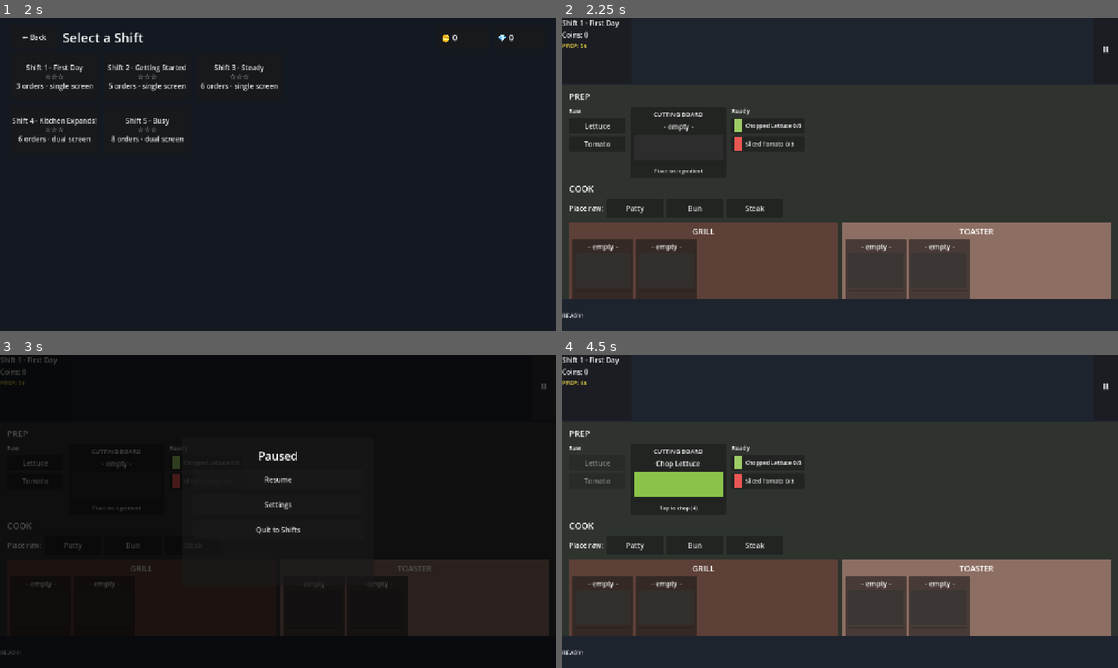
Above: before the commit, frames 1-4 (two rows, left to right).
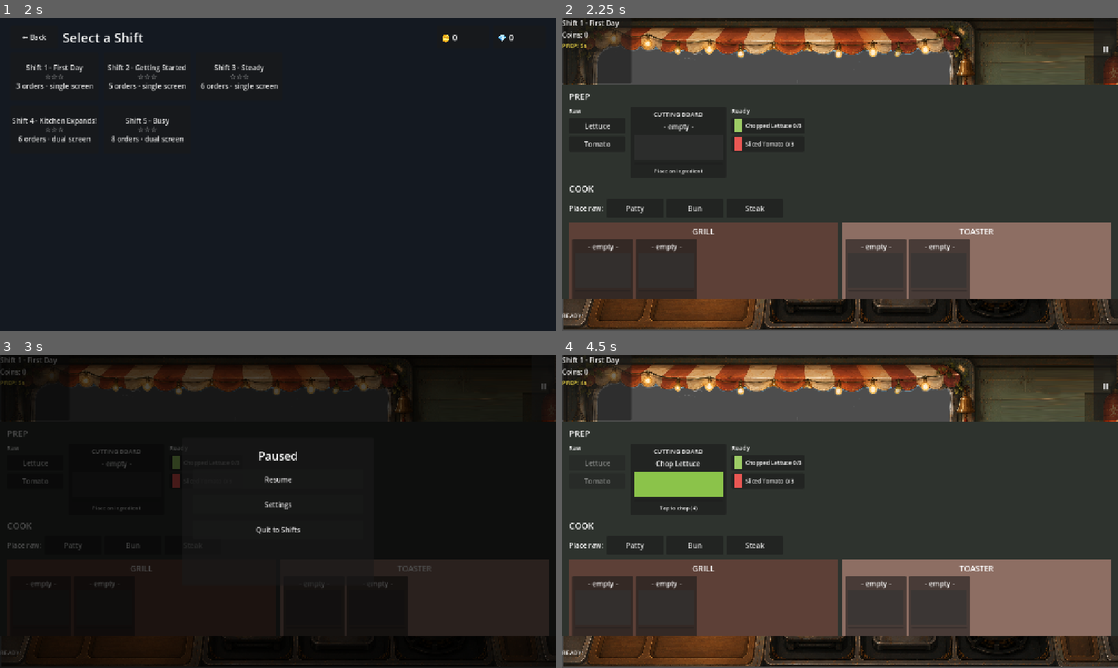
Above: after the commit, the same moments.

Repository: UnrealPenguin/cooking-prototype
Game: Godot game, scene res://scenes/Welcome.tscn
Same seed, same stepped clock (60 frames per second), same inputs: the game is played once before the commit and once after it.
Inputs (mouse positions are in pixels of both pictures, inside the frame that each line leads up to):
- Up to frame 1 (2 s): tap Enter at 0.5 s; move the mouse to (400, 158) at 0.52 s; click (400, 158) at 0.67 s; click "Play" at 1.25 s
- Up to frame 2 (2.25 s): click "Shift 1 - First Day ☆☆☆ 3 ord…" at 2 s
- Up to frame 3 (3 s): click "⏸" at 2.75 s
- Up to frame 4 (4.5 s): click "Resume" at 3.5 s; click "Lettuce" at 4.25 s

Frame 1 is identical in both runs. In frame 2, 27% of the frame differs, in the area x 0-100%, y 0-100%; in frame 3, 4.2%; in frame 4, 27%.

Commit message:
added background and other graphical assets

Diff:
--- a/project.godot
+++ b/project.godot
@@ -22,29 +22,23 @@
 MissionManager="*res://scripts/MissionManager.gd"
 SaveManager="*res://scripts/SaveManager.gd"
 
+[debug]
+
+gdscript/warnings/inference_on_variant=1
+gdscript/warnings/treat_warnings_as_errors=false
+
 [display]
 
 window/size/viewport_width=1280
 window/size/viewport_height=720
-window/size/resizable=true
 window/size/mode=2
-window/handheld/orientation="landscape"
 window/stretch/mode="canvas_items"
 window/stretch/aspect="expand"
+window/handheld/orientation="landscape"
 
 [input_devices]
 
 pointing/emulate_touch_from_mouse=true
-pointing/emulate_mouse_from_touch=true
-
-[debug]
-
-gdscript/warnings/treat_warnings_as_errors=false
-gdscript/warnings/inference_on_variant=1
-gdscript/warnings/unsafe_property_access=0
-gdscript/warnings/unsafe_method_access=0
-gdscript/warnings/unsafe_call_argument=0
-gdscript/warnings/unsafe_cast=0
 
 [physics]
 
--- a/scenes/CuttingBoard.tscn
+++ b/scenes/CuttingBoard.tscn
@@ -1,51 +1,51 @@
-[gd_scene load_steps=2 format=3]
+[gd_scene format=3 uid="uid://b6cnkicmggesm"]
 
-[ext_resource type="Script" path="res://scripts/CuttingBoard.gd" id="1"]
+[ext_resource type="Script" uid="uid://cvhv4tjp02lu4" path="res://scripts/CuttingBoard.gd" id="1"]
 
-[node name="CuttingBoard" type="PanelContainer"]
+[node name="CuttingBoard" type="PanelContainer" unique_id=845983195]
 custom_minimum_size = Vector2(220, 150)
 mouse_filter = 1
 script = ExtResource("1")
 
-[node name="Margin" type="MarginContainer" parent="."]
+[node name="Margin" type="MarginContainer" parent="." unique_id=216635412]
 layout_mode = 2
 theme_override_constants/margin_left = 8
 theme_override_constants/margin_top = 8
 theme_override_constants/margin_right = 8
 theme_override_constants/margin_bottom = 8
 
-[node name="VB" type="VBoxContainer" parent="Margin"]
+[node name="VB" type="VBoxContainer" parent="Margin" unique_id=2080257669]
 layout_mode = 2
 theme_override_constants/separation = 6
 
-[node name="Title" type="Label" parent="Margin/VB"]
+[node name="Title" type="Label" parent="Margin/VB" unique_id=1282586168]
 layout_mode = 2
+theme_override_font_sizes/font_size = 14
 text = "CUTTING BOARD"
 horizontal_alignment = 1
-theme_override_font_sizes/font_size = 14
 
-[node name="Label" type="Label" parent="Margin/VB"]
+[node name="Label" type="Label" parent="Margin/VB" unique_id=210057058]
 unique_name_in_owner = true
 layout_mode = 2
 text = "- empty -"
 horizontal_alignment = 1
 autowrap_mode = 3
 
-[node name="Color" type="ColorRect" parent="Margin/VB"]
+[node name="Color" type="ColorRect" parent="Margin/VB" unique_id=824793877]
 unique_name_in_owner = true
 custom_minimum_size = Vector2(0, 60)
 layout_mode = 2
 size_flags_vertical = 3
 color = Color(0.2, 0.2, 0.2, 0.6)
 
-[node name="Progress" type="ProgressBar" parent="Margin/VB"]
+[node name="Progress" type="ProgressBar" parent="Margin/VB" unique_id=1977230157]
 unique_name_in_owner = true
 layout_mode = 2
 show_percentage = false
 
-[node name="Status" type="Label" parent="Margin/VB"]
+[node name="Status" type="Label" parent="Margin/VB" unique_id=516784716]
 unique_name_in_owner = true
 layout_mode = 2
+theme_override_font_sizes/font_size = 12
 text = "Place an ingredient"
 horizontal_alignment = 1
-theme_override_font_sizes/font_size = 12
--- a/scenes/Main.tscn
+++ b/scenes/Main.tscn
@@ -2,6 +2,7 @@
 
 [ext_resource type="Script" uid="uid://bk8bixm3uq3dk" path="res://scripts/Main.gd" id="1"]
 [ext_resource type="PackedScene" path="res://scenes/AssemblyView.tscn" id="2"]
+[ext_resource type="Texture2D" uid="uid://c0qb4rmxt13vw" path="res://assets/bg/background.png" id="3_0bbpv"]
 
 [node name="Main" type="Control" unique_id=573831803]
 layout_mode = 3
@@ -12,7 +13,13 @@
 grow_vertical = 2
 script = ExtResource("1")
 
-[node name="BG" type="ColorRect" parent="." unique_id=1051998744]
+[node name="BG" type="Sprite2D" parent="." unique_id=203579933]
+position = Vector2(659, 359)
+scale = Vector2(0.7408109, 0.8083427)
+texture = ExtResource("3_0bbpv")
+
+[node name="BG_old" type="ColorRect" parent="." unique_id=1051998744]
+visible = false
 layout_mode = 1
 anchors_preset = 15
 anchor_right = 1.0
@@ -101,7 +108,7 @@
 layout_mode = 2
 text = "Next Shift"
 
-[node name="HomeBtn" type="Button" parent="LevelComplete/Panel/Margin/VB"]
+[node name="HomeBtn" type="Button" parent="LevelComplete/Panel/Margin/VB" unique_id=1141423862]
 unique_name_in_owner = true
 layout_mode = 2
 text = "Back to Shifts"
Binary file added: assets/bg/background.png
Not shown, added: assets/bg/background.png.import
Binary file added: assets/bg/sunny_bg.png
Not shown, added: assets/bg/sunny_bg.png.import
Binary file added: assets/customers/customer_1.png
Not shown, added: assets/customers/customer_1.png.import
Binary file added: assets/customers/customer_2.png
Not shown, added: assets/customers/customer_2.png.import
Binary file added: assets/customers/customer_3.png
Not shown, added: assets/customers/customer_3.png.import
Binary file added: assets/customers/customer_4.png
Not shown, added: assets/customers/customer_4.png.import
(and 32 more such lines)
